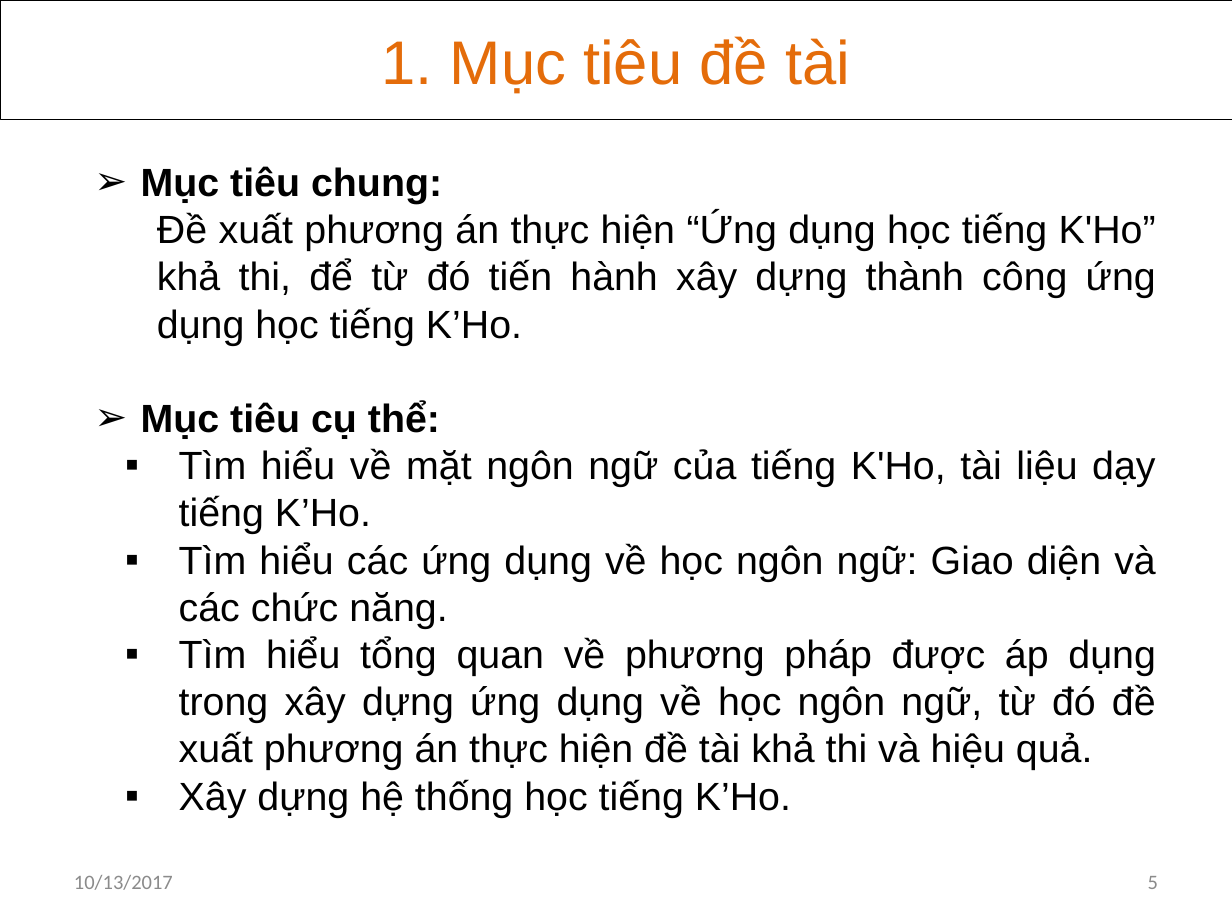
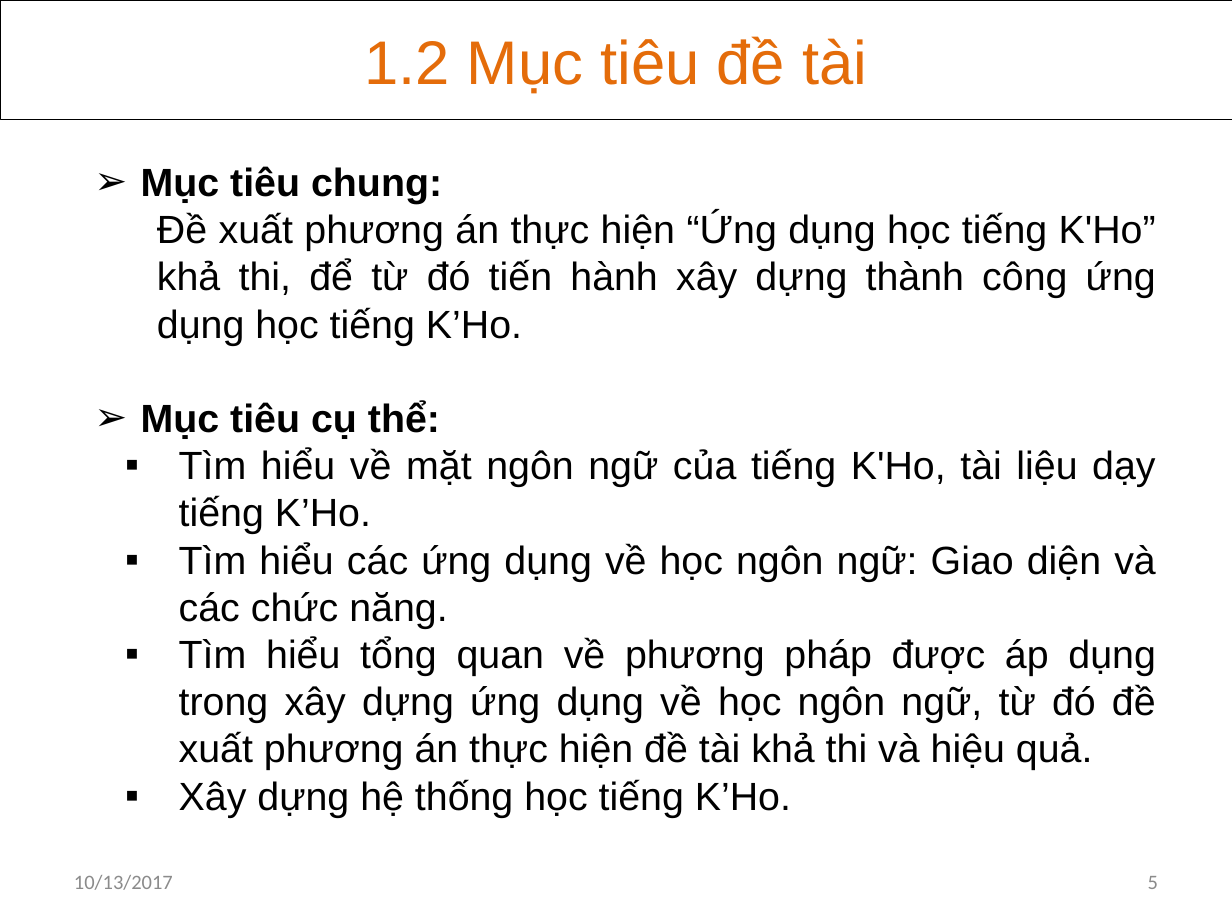
Before and after one commit to khanhvinhit/Do-An, a slide deck: slide 5 of THESIS/DACN_UD_Hoc_KHo_CTK37_BaoCao_D3.pptx. Drawn at 1232x924 pixels with LibreOffice and Linux fonts; fonts in the diff are those of the drawing. Boxes give left, top, right and bottom in pixels: in the first picture for what was removed or moved away, otherwise in the second. Text is boxed around its words. In the diff, an @@ line names an element or a change of style, - is before the commit and + after.

```diff
--- a/THESIS/DACN_UD_Hoc_KHo_CTK37_BaoCao_D3.pptx
+++ b/THESIS/DACN_UD_Hoc_KHo_CTK37_BaoCao_D3.pptx
@@ text in rectangle at (x1=364, y1=36, x2=867, y2=94): text changed @@
-1. Mục tiêu đề tài
+1.2 Mục tiêu đề tài
```
Also in this commit, not shown: 11 other slides changed, 2 slides added.
